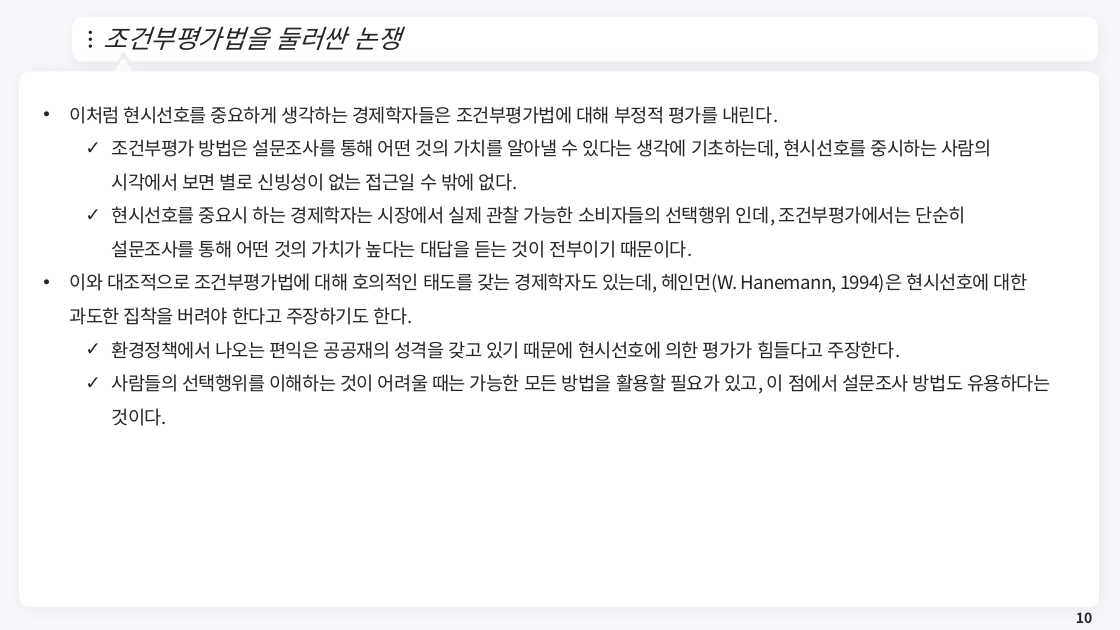
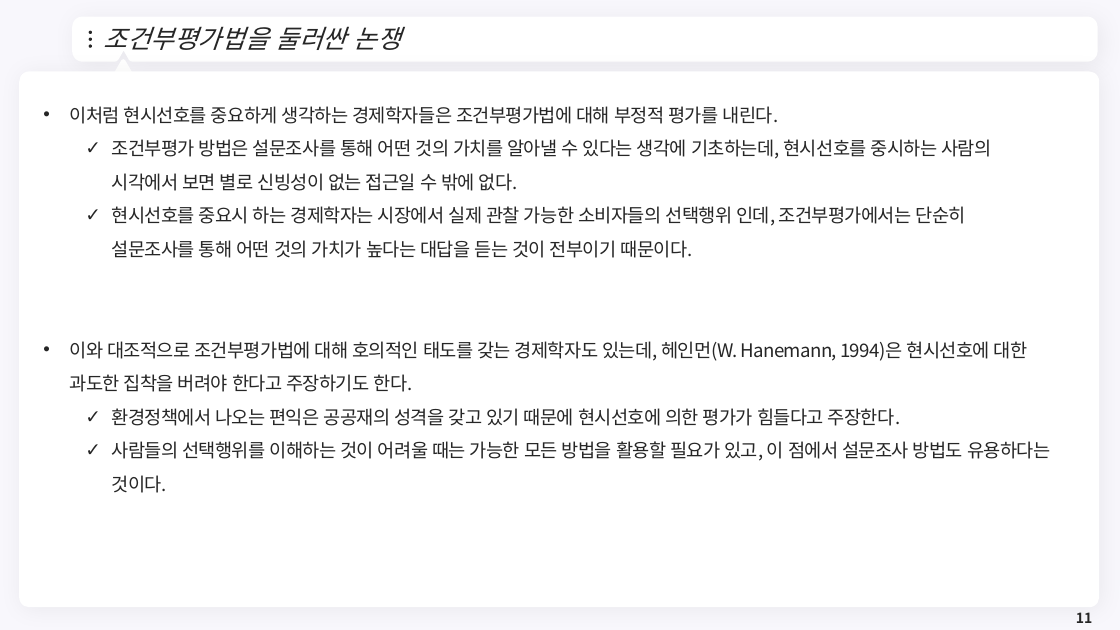
Before and after one commit to meandthey/Teaching, a slide deck: slide 11 of 재정학/01_Lectures/재정학_Chapter_7.pptx (slide 10 before the commit). Drawn at 1120x630 pixels with LibreOffice and Linux fonts; fonts in the diff are those of the drawing; background and template pictures are left out. Boxes give left, top, right and bottom in pixels: in the first picture for what was removed or moved away, otherwise in the second. Text is boxed around its words. In the diff, an @@ line names an element or a change of style, - is before the commit and + after.

```diff
--- a/재정학/01_Lectures/재정학_Chapter_7.pptx
+++ b/재정학/01_Lectures/재정학_Chapter_7.pptx
@@ text "이처럼 현시선호를 중요하게 생각하는 경제학자들은 ..." rewrapped from box(70, 106, 1050, 426) to box(70, 106, 1050, 493) @@
@@ page number at box(1076, 612, 1092, 623): text changed @@
-10
+11
```
Also in this commit, not shown: 3 other slides changed, 11 other files.
